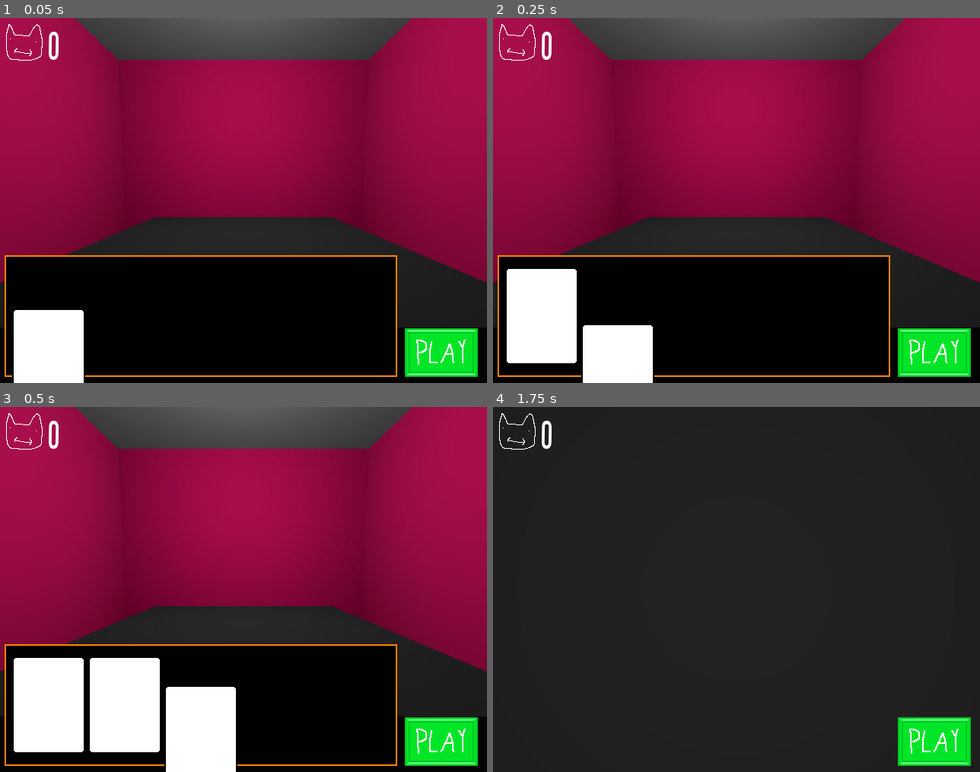
Above: before the commit, frames 1-4 (two rows, left to right).
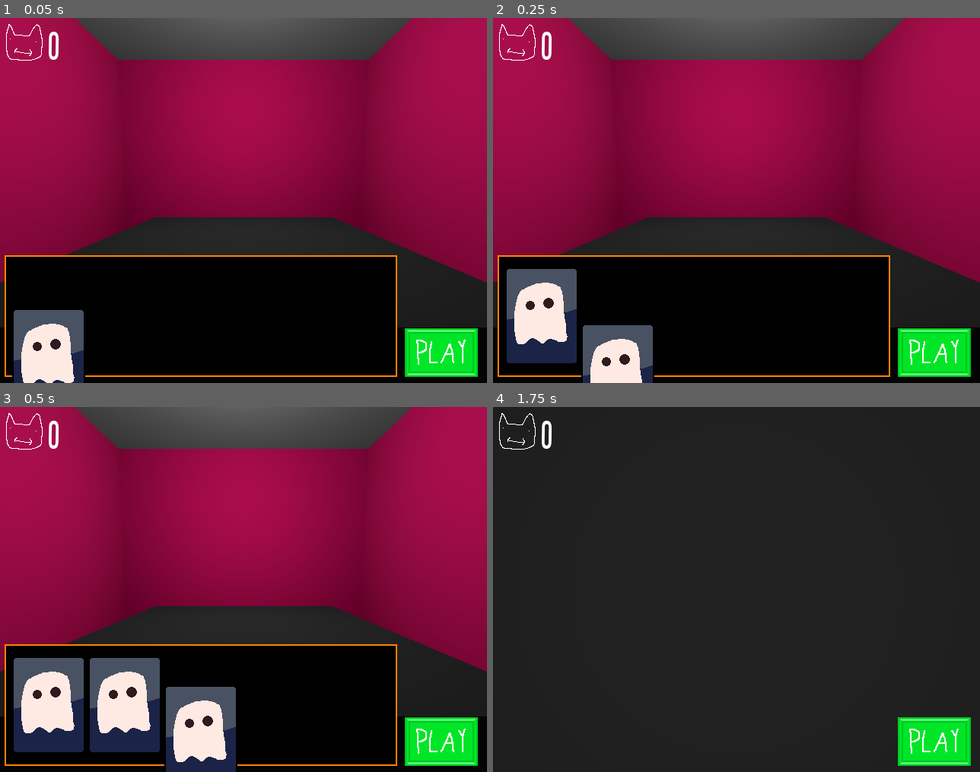
Above: after the commit, the same moments.

Repository: willslyman/kat-kards
Game: Godot game, scene res://scenes/main.tscn
Same seed, same stepped clock (60 frames per second), same inputs: the game is played once before the commit and once after it.
Inputs (mouse positions are in pixels of both pictures, inside the frame that each line leads up to):
- Up to frame 1 (0.05 s): no input
- Up to frame 2 (0.25 s): no input
- Up to frame 3 (0.5 s): no input
- Up to frame 4 (1.75 s): click (936, 742) at 0.5 s; click (936, 742) at 1.25 s

The runs differ from the first frame. In frame 1, 2.9% of the frame differs, in the area x 2-18%, y 80-100%; in frame 2, 6.0%; in frame 3, 11%, in the area x 2-49%, y 68-100%; in frame 4, nothing differs.

Commit message:
progress!

Diff:
--- a/scenes/cards/plus_1.tscn
+++ b/scenes/cards/plus_1.tscn
@@ -11,5 +11,6 @@
 
 [node name="Plus1" type="Area2D"]
 script = SubResource("GDScript_lkyrt")
+card_name = "plus1"
 
 [node name="CardBase" parent="." instance=ExtResource("1_yur5o")]
--- a/scripts/arena.gd
+++ b/scripts/arena.gd
@@ -23,7 +23,6 @@
 
 func _ready() -> void:
 	main = get_parent()
-	deal_cards()
 
 func _process(_delta: float) -> void:
 	cursor.position = get_global_mouse_position()
--- a/scripts/card.gd
+++ b/scripts/card.gd
@@ -1,5 +1,7 @@
 extends Area2D
 class_name Card
+
+@export var card_name = ""
 
 var arena : Arena
 var is_player : bool = false
@@ -11,6 +13,8 @@
 func setup(a : Arena, ip : bool) -> void:
 	arena = a
 	is_player = ip
+
+	base.set_texture(CardList.card_to_texture[card_name])
 
 func select() -> void:
 	if playing: return
--- a/scripts/card_base.gd
+++ b/scripts/card_base.gd
@@ -6,3 +6,6 @@
 
 func deselect() -> void:
 	$AnimationPlayer.play("deselect")
+
+func set_texture(texture : Texture2D) -> void:
+	$Sprite2D.texture = texture
--- a/scripts/card_list.gd
+++ b/scripts/card_list.gd
@@ -3,3 +3,24 @@
 var card_list = {
 	"plus1" : preload("uid://ce855u7bi6ev1")
 }
+
+var card_textures = [
+	preload("uid://bjq04w1g5i6ux"),
+	preload("uid://1si8ety7k0bx"),
+	preload("uid://cpf6gxsmk6fo5"),
+	preload("uid://b62d2ipf820vo"),
+	preload("uid://bmjol6vl4j7l7"),
+	preload("uid://birmcdetu2lug")
+]
+
+var card_to_texture = {}
+
+func assign_textures() -> void:
+	card_textures.shuffle()
+
+	var i : int = 0
+	for card in card_list.keys():
+		card_to_texture[card] = card_textures[i]
+		i += 1
+
+	print(card_to_texture)
--- a/scripts/main.gd
+++ b/scripts/main.gd
@@ -2,6 +2,12 @@
 class_name Main
 
 @onready var cam_anim: AnimationPlayer = $Camera3D/AnimationPlayer
+@onready var arena: Arena = $Arena
+
+func _ready() -> void:
+	CardList.assign_textures()
+
+	arena.deal_cards()
 
 func to_table() -> void:
 	cam_anim.play("to_table")
